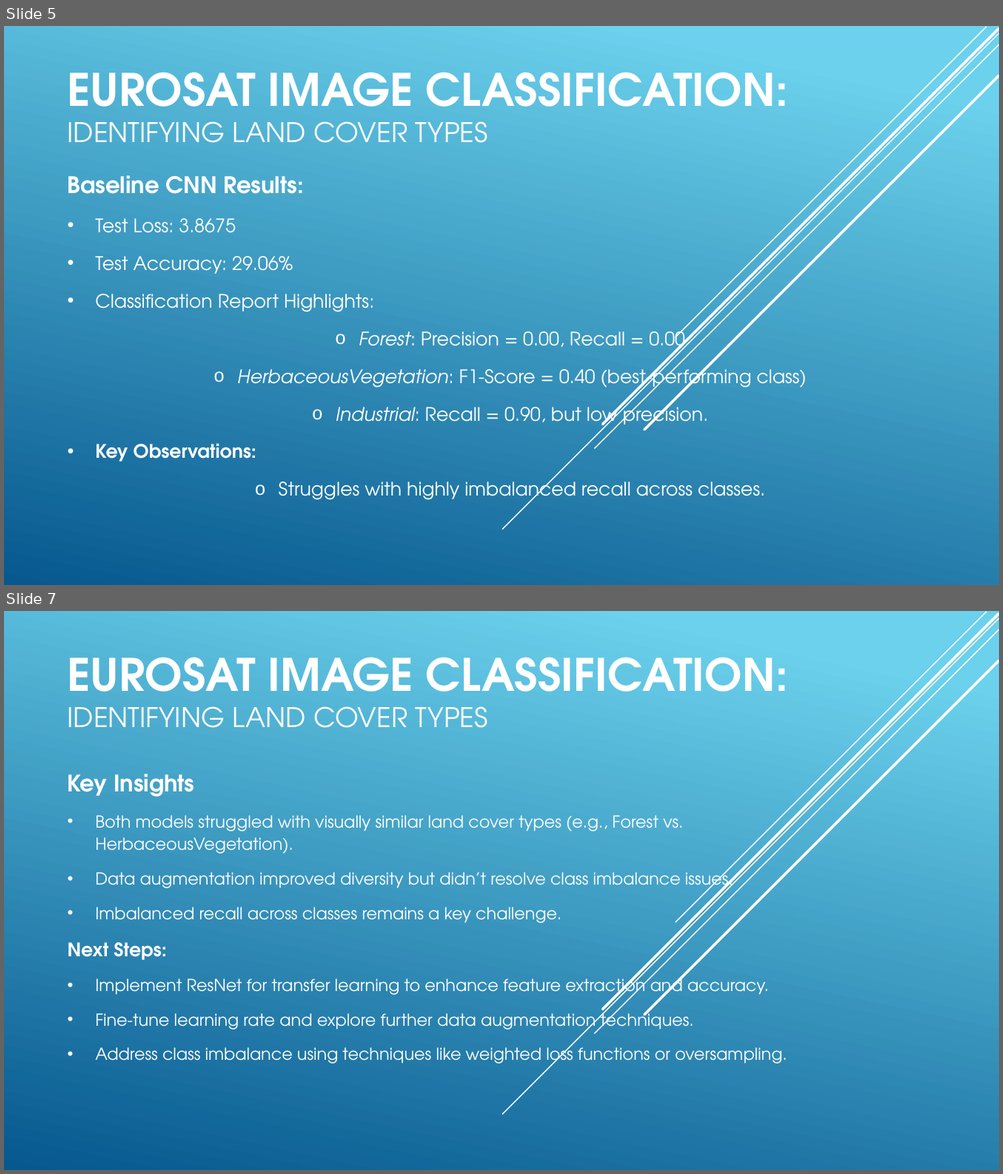
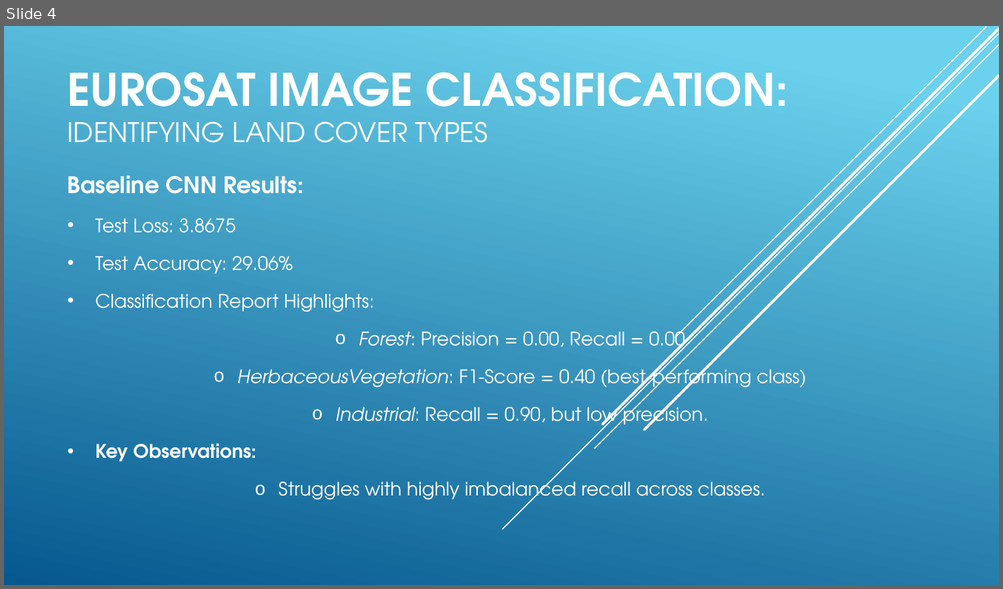
Before and after one commit to sadhchanGitHub/data_science_projects, a slide deck: cas_deepL_project/Eurosat_Image_Classification_Project.pptx. Shown one above the other, each under a label of ours: slides 5 and 7 before the commit, slide 4 after it; the slides between them are not shown. The pictures are 1003x1174 and 1003x589 pixels, drawn with LibreOffice and Linux fonts; fonts in the diff are those of the drawing. Boxes give left, top, right and bottom in pixels: in the first picture for what was removed or moved away, otherwise in the second. Text is boxed around its words. In the diff, an @@ line names an element or a change of style, - is before the commit and + after.

```diff
--- a/cas_deepL_project/Eurosat_Image_Classification_Project.pptx
+++ b/cas_deepL_project/Eurosat_Image_Classification_Project.pptx
@@ slide 7 removed at (4, 611, 999, 1170), background gradient #6ED2EB to #06588E; not listed: 5 template elements that a slide beside it also shows @@
@@ title removed at (68, 657, 788, 728) @@
-EUROSAT IMAGE CLASSIFICATION: IDENTIFYING LAND COVER TYPES
@@ subtitle removed at (68, 774, 786, 1068) @@
-Key Insights
-• Both models struggled with visually similar land cover types (e.g., Forest vs. HerbaceousVegetation).
-• Data augmentation improved diversity but didn’t resolve class imbalance issues.
-• Imbalanced recall across classes remains a key challenge.
-Next Steps:
-• Implement ResNet for transfer learning to enhance feature extraction and accuracy.
-• Fine-tune learning rate and explore further data augmentation techniques.
-• Address class imbalance using techniques like weighted loss functions or oversampling.
@@ what was slide 5 is now slide 4 @@
```
Also in this commit, not shown: 4 slides changed, 3 slides added, 1 other slide removed, 29 other files.
